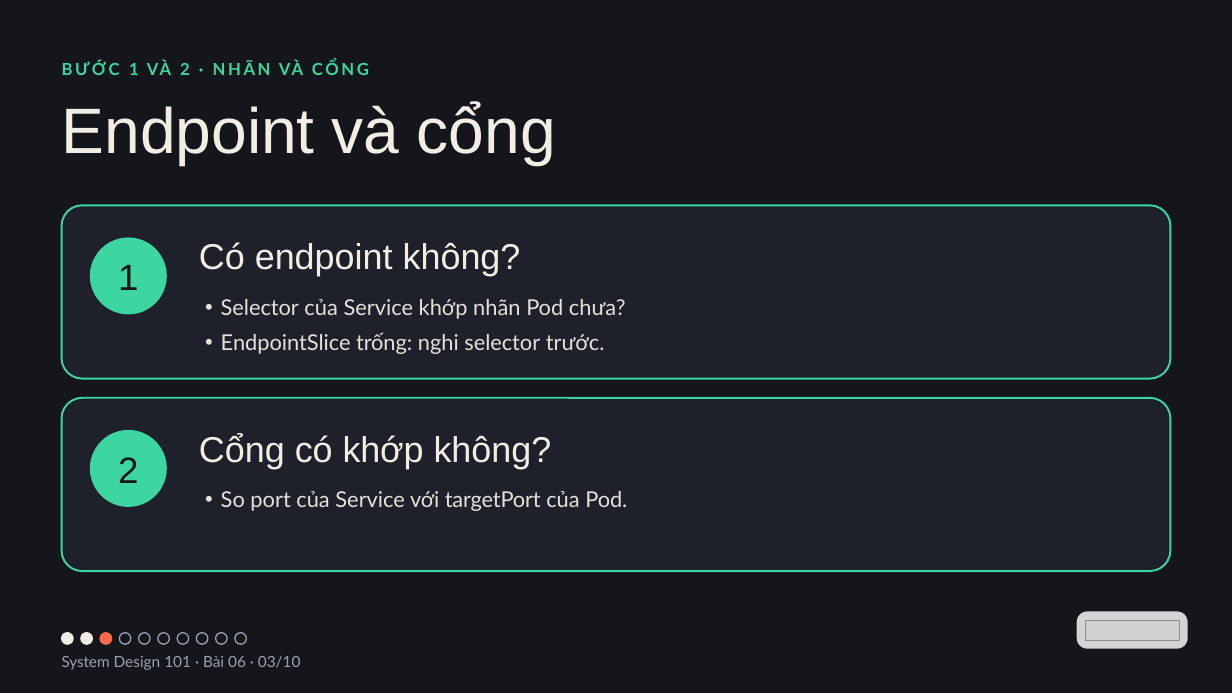
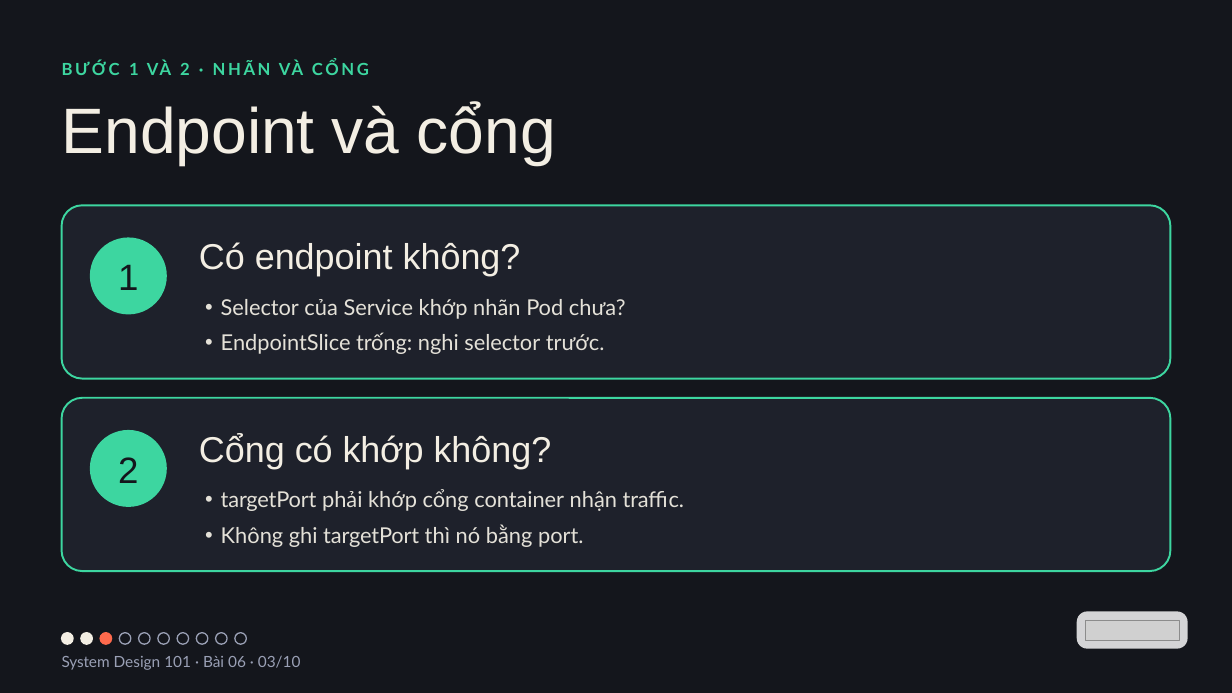
Before and after one commit to vohoailinh90/tool-marketing-studio, a slide deck: slide 3 of system-design-101/vi/lessons/sd-13-006/slides/sd-13-006.pptx. Drawn at 1232x693 pixels with LibreOffice and Linux fonts; fonts in the diff are those of the drawing; grey boxes stand for pictures. Boxes give left, top, right and bottom in pixels: in the first picture for what was removed or moved away, otherwise in the second. Text is boxed around its words. In the diff, an @@ line names an element or a change of style, - is before the commit and + after.

```diff
--- a/system-design-101/vi/lessons/sd-13-006/slides/sd-13-006.pptx
+++ b/system-design-101/vi/lessons/sd-13-006/slides/sd-13-006.pptx
@@ text at (221, 489, 684, 547): text changed @@
-• So port của Service với targetPort của Pod.
+• targetPort phải khớp cổng container nhận traffic.
+• Không ghi targetPort thì nó bằng port.
```
